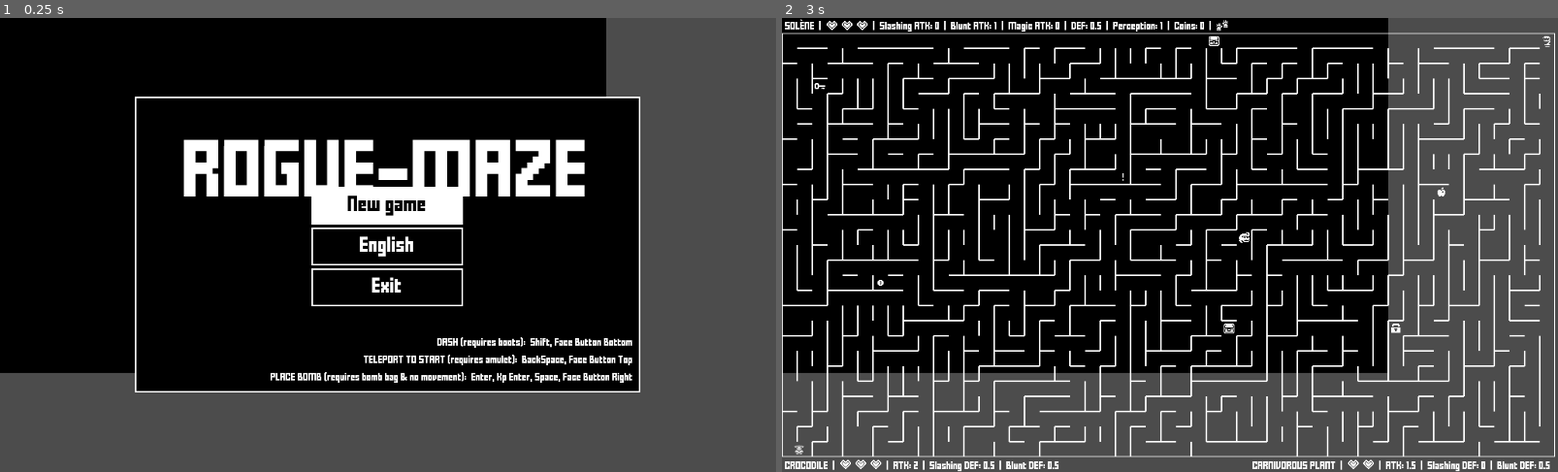
Above: before the commit, frames 1-2 (left to right).
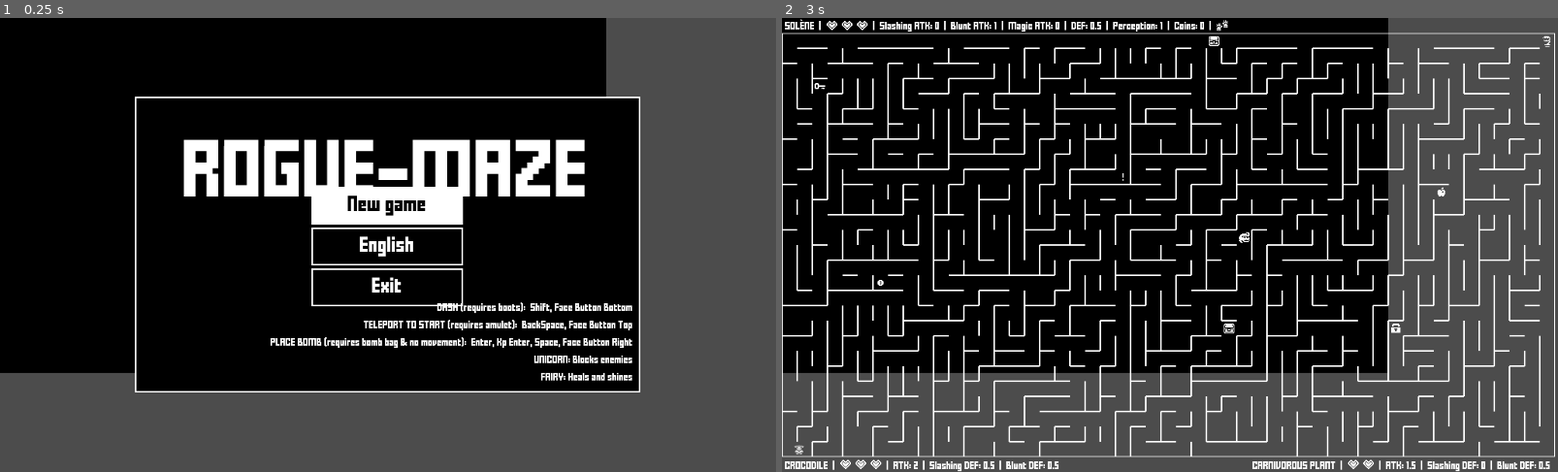
Above: after the commit, the same moments.

Repository: jGonzalezFernandez/rogue-maze
Game: Godot game, scene res://main/main.tscn
Two runs of this game, one before a commit and one after it. Both use one fixed random seed, a clock stepped at 60 frames per second and the inputs below.
Inputs (mouse positions are in pixels of both pictures, inside the frame that each line leads up to):
- Up to frame 1 (0.25 s): no input
- Up to frame 2 (3 s): click "New game" at 0.5 s; click "New game" at 1.25 s; click "English" at 2 s; tap Enter (bomb) at 2.75 s; move the mouse to (1340, 222) at 2.77 s; hold Right (ui_right) from 2.78 s (still down); hold Enter (bomb) from 2.78 s (still down); click (1340, 222) at 2.92 s

The runs differ from the first frame. In frame 1, 2.2% of the frame differs, in the area x 34-82%, y 62-81%; in frame 2, nothing differs.

Commit message:
Unicorn and fairy descriptions

Diff:
--- a/gui_elements/popup/menu_popup.gd
+++ b/gui_elements/popup/menu_popup.gd
@@ -51,6 +51,16 @@
 	add_keybind("TELEPORT TO START (requires amulet)", "teleport")
 	add_keybind("PLACE BOMB (requires bomb bag & no movement)", "ui_accept")
 	add_child(keybinds_container)
+	var unicorn_desc = Label.new()
+	unicorn_desc.text = "UNICORN: Blocks enemies"
+	unicorn_desc.align = Label.ALIGN_RIGHT
+	unicorn_desc.theme = small_font_theme
+	keybinds_container.add_child(unicorn_desc)
+	var fairy_desc = Label.new()
+	fairy_desc.text = "FAIRY: Heals and shines"
+	fairy_desc.align = Label.ALIGN_RIGHT
+	fairy_desc.theme = small_font_theme
+	keybinds_container.add_child(fairy_desc)
 	keybinds_container.set_anchors_and_margins_preset(Control.PRESET_BOTTOM_RIGHT, 0, MIN_MARGIN)
 
 	new_game_button.connect("pressed", main, "on_new_game_button_pressed")
--- a/project.godot
+++ b/project.godot
@@ -540,7 +540,7 @@
 
 [locale]
 
-translations=PoolStringArray( "res://gui_elements/translations.en.translation", "res://gui_elements/translations.es.translation", "res://gui_elements/translations.fr.translation" )
+translations=PoolStringArray( "res://gui_elements/translations/translations.en.translation", "res://gui_elements/translations/translations.es.translation", "res://gui_elements/translations/translations.fr.translation" )
 
 [rendering]
 
Not shown, removed: gui_elements/translations.csv.import
Binary file removed: gui_elements/translations.en.translation
Binary file removed: gui_elements/translations.es.translation
Binary file removed: gui_elements/translations.fr.translation
Renamed: gui_elements/translations.csv -> gui_elements/translations/translations.csv
Not shown, added: gui_elements/translations/translations.csv.import
Binary file added: gui_elements/translations/translations.en.translation
Binary file added: gui_elements/translations/translations.es.translation
Binary file added: gui_elements/translations/translations.fr.translation
